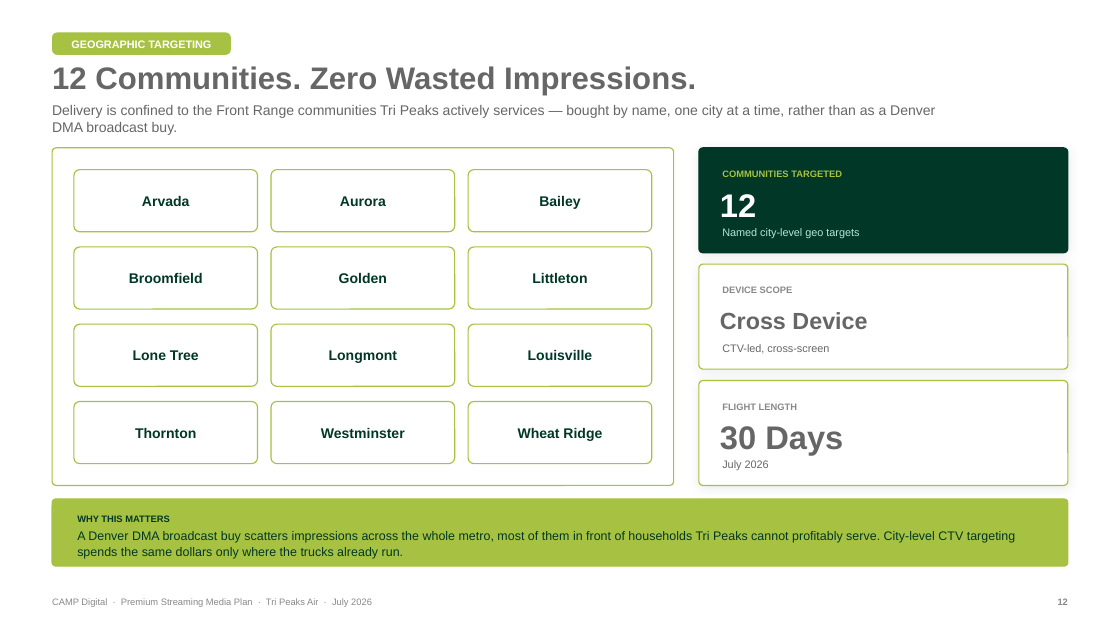
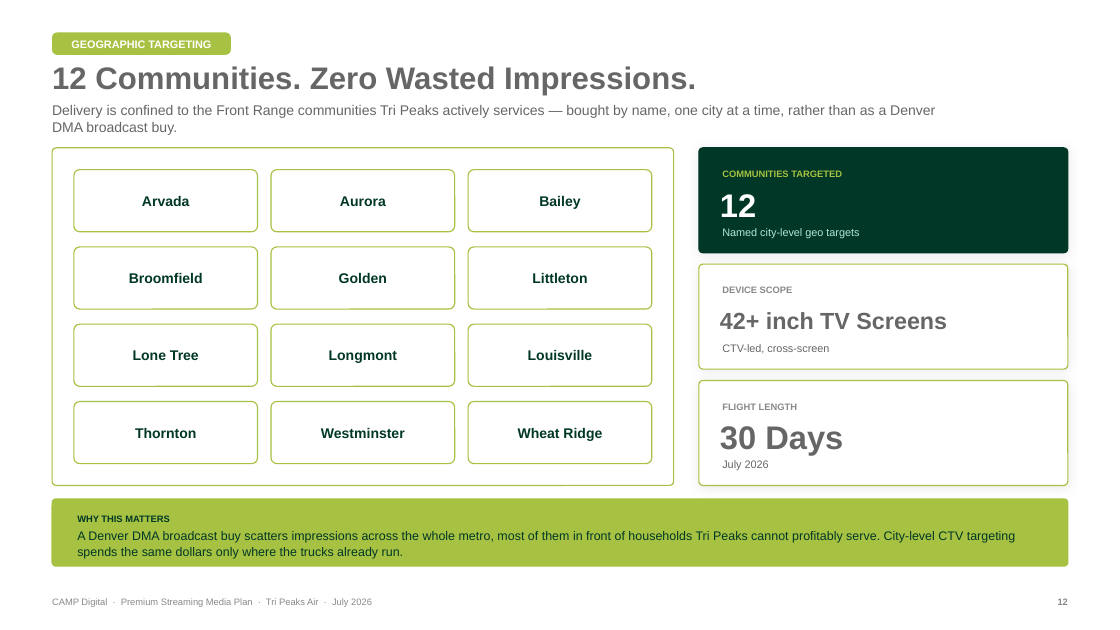
Before and after one commit to ads-jpg/creekside, a slide deck: slide 6 of tri-peaks-camp-redesign/Tri_Peaks_Pitch_Test_CAMP_Design.pptx. Drawn at 1120x630 pixels with LibreOffice and Linux fonts; fonts in the diff are those of the drawing. Boxes give left, top, right and bottom in pixels: in the first picture for what was removed or moved away, otherwise in the second. Text is boxed around its words. In the diff, an @@ line names an element or a change of style, - is before the commit and + after.

```diff
--- a/tri-peaks-camp-redesign/Tri_Peaks_Pitch_Test_CAMP_Design.pptx
+++ b/tri-peaks-camp-redesign/Tri_Peaks_Pitch_Test_CAMP_Design.pptx
@@ text at (720, 312, 947, 329): text changed @@
-Cross Device
+42+ inch TV Screens
```
Also in this commit, not shown: 1 other slide changed, 3 other files.
